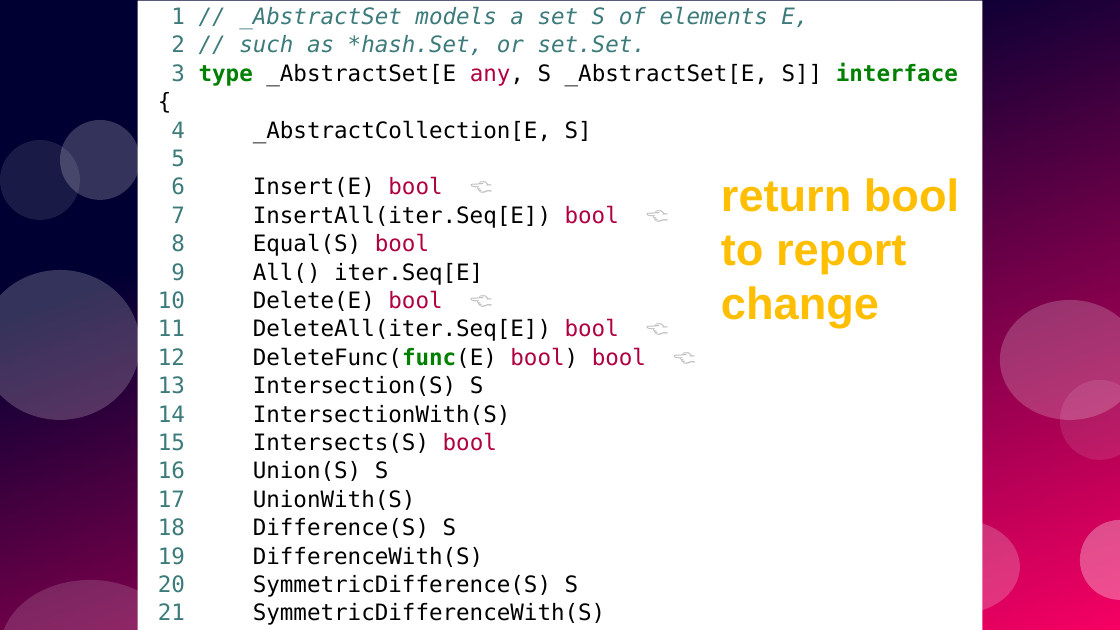
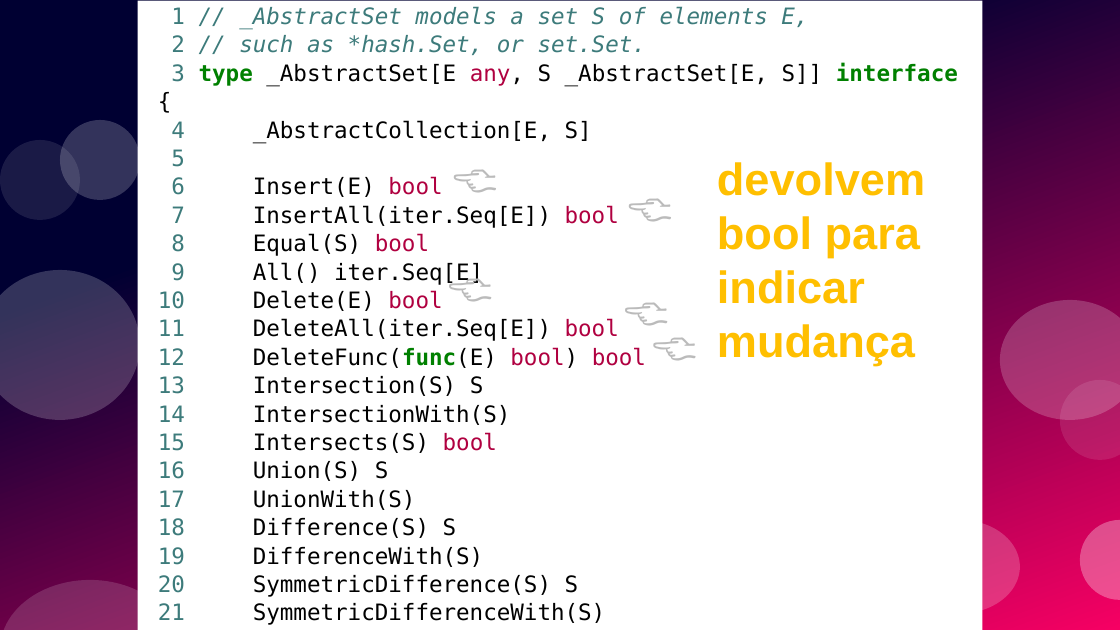
Before and after one commit to ramalho/sets-in-go, a slide deck: slide 43 of conj-em-go1_28.odp (slide 41 before the commit). Drawn at 1120x630 pixels with LibreOffice and Linux fonts; fonts in the diff are those of the drawing. Boxes give left, top, right and bottom in pixels: in the first picture for what was removed or moved away, otherwise in the second. Text is boxed around its words. In the diff, an @@ line names an element or a change of style, - is before the commit and + after.

```diff
--- a/conj-em-go1_28.odp
+++ b/conj-em-go1_28.odp
@@ text added at box(422, 137, 508, 207), 32 pt, text #BBBBBB @@
+👈
@@ text at box(171, 176, 619, 228): text changed @@
-6 Insert(E) bool 👈
-7 InsertAll(iter.Seq[E]) bool 👈
+6 Insert(E) bool
+7 InsertAll(iter.Seq[E]) bool
@@ text added at box(597, 167, 683, 237), 32 pt, text #BBBBBB @@
+👈
@@ text added at box(717, 162, 925, 366), 32 pt, text #FFBF00, bold @@
+devolvem
+bool para
+indicar
+mudança
@@ text removed at box(721, 178, 959, 328) @@
-return bool
-to report
-change
@@ text added at box(418, 247, 504, 317), 32 pt, text #BBBBBB @@
+👈
@@ text at box(158, 290, 646, 368): text changed @@
-10 Delete(E) bool 👈
-11 DeleteAll(iter.Seq[E]) bool 👈
-12 DeleteFunc(func(E) bool) bool 👈
+10 Delete(E) bool
+11 DeleteAll(iter.Seq[E]) bool
+12 DeleteFunc(func(E) bool) bool
@@ text added at box(594, 270, 680, 340), 32 pt, text #BBBBBB @@
+👈
@@ text added at box(622, 306, 708, 376), 32 pt, text #BBBBBB @@
+👈
```
Also in this commit, not shown: 52 other slides changed, 12 slides added, 9 slides removed, 5 other files.
